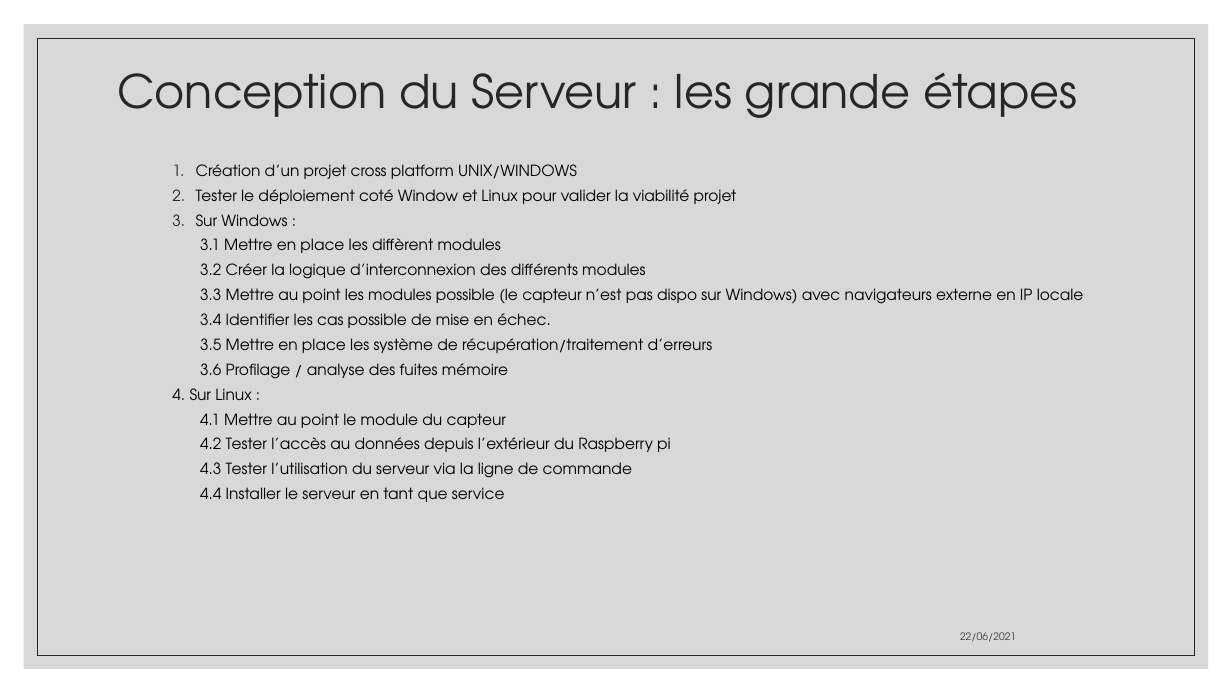
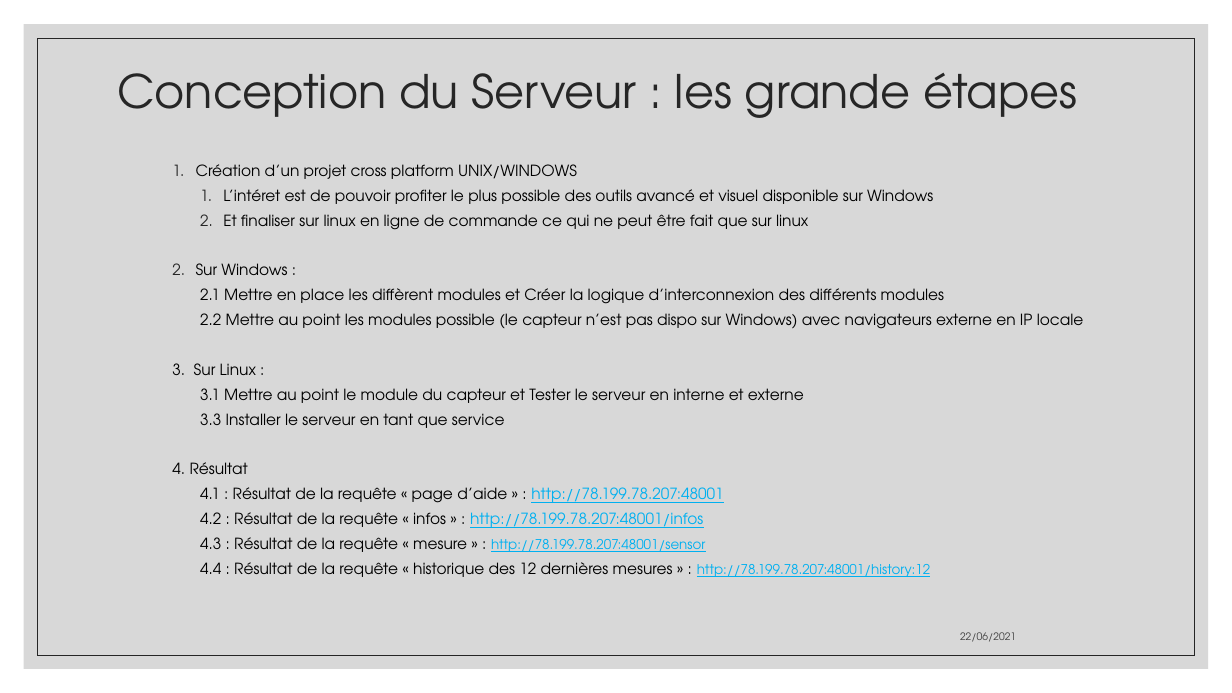
Before and after one commit to aiekick/ProjectStationMeteo, a slide deck: slide 29 of doc/StationMeteo_Soutenance_Stephane.pptx (slide 26 before the commit). Drawn at 1232x693 pixels with LibreOffice and Linux fonts; fonts in the diff are those of the drawing. Boxes give left, top, right and bottom in pixels: in the first picture for what was removed or moved away, otherwise in the second. Text is boxed around its words. In the diff, an @@ line names an element or a change of style, - is before the commit and + after.

Commit message:
[UPD] : update du ppt presentation du projet descriptif de la partie serveur

```diff
--- a/doc/StationMeteo_Soutenance_Stephane.pptx
+++ b/doc/StationMeteo_Soutenance_Stephane.pptx
@@ text at (223,189,933,230): text changed @@
-    2. Tester le déploiement coté Window et Linux pour valider la viabilité projet
+      1. L’intéret est de pouvoir profiter le plus possible des outils avancé et visuel disponible sur Windows
+      2. Et finaliser sur linux en ligne de commande ce qui ne peut être fait que sur linux
@@ text at (172,288,1084,577): text changed @@
-      3.1 Mettre en place les diffèrent modules
-      3.2 Créer la logique d’interconnexion des différents modules
-      3.3 Mettre au point les modules possible (le capteur n’est pas dispo sur Windows) avec navigateurs externe en IP locale
-      3.4 Identifier les cas possible de mise en échec.
-      3.5 Mettre en place les système de récupération/traitement d’erreurs
-      3.6 Profilage / analyse des fuites mémoire
-    4. Sur Linux :
-      4.1 Mettre au point le module du capteur
-      4.2 Tester l’accès au données depuis l’extérieur du Raspberry pi
-      4.3 Tester l’utilisation du serveur via la ligne de commande
-      4.4 Installer le serveur en tant que service
+      2.1 Mettre en place les diffèrent modules et Créer la logique d’interconnexion des différents modules
+      2.2 Mettre au point les modules possible (le capteur n’est pas dispo sur Windows) avec navigateurs externe en IP locale
+    3. Sur Linux :
+      3.1 Mettre au point le module du capteur et Tester le serveur en interne et externe
+      3.3 Installer le serveur en tant que service
+    4. Résultat
+      4.1 : Résultat de la requête « page d’aide » : http://78.199.78.207:48001
+      4.2 : Résultat de la requête « infos » : http://78.199.78.207:48001/infos
+      4.3 : Résultat de la requête « mesure » : http://78.199.78.207:48001/sensor
+      4.4 : Résultat de la requête « historique des 12 dernières mesures » : http://78.199.78.207:48001/history:12
```
Also in this commit, not shown: 6 other slides changed, 10 slides added, 3 slides removed.
